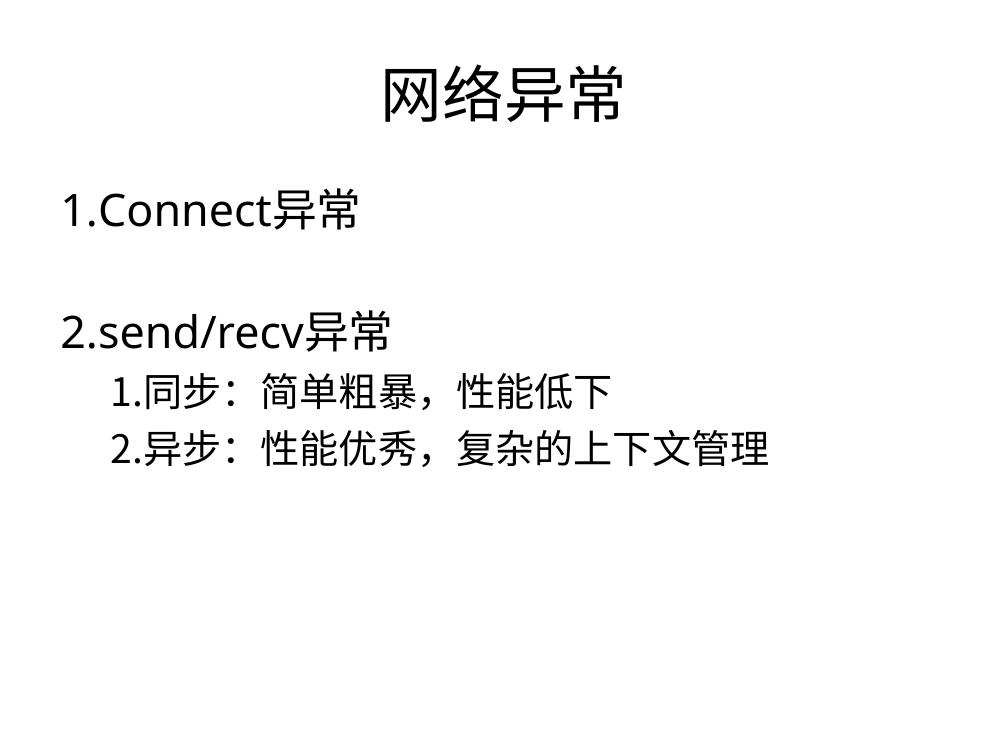
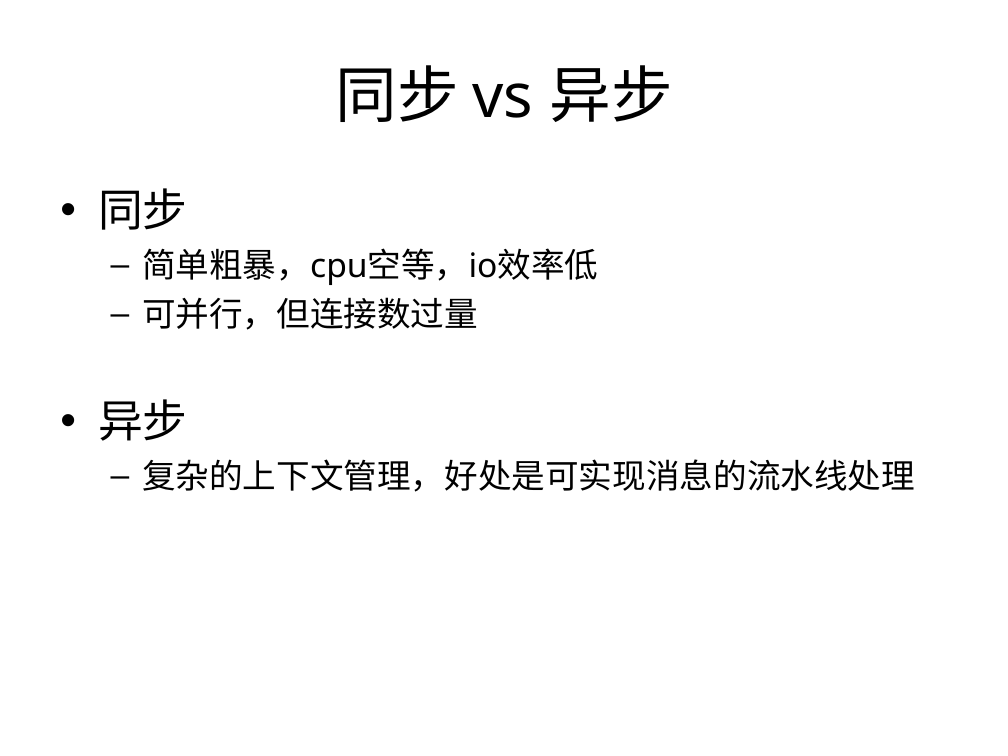
Before and after one commit to proxyio/xio, a slide deck: slide 5 of docs/PROXYIO.ppt (slide 6 before the commit). Drawn at 1008x756 pixels with LibreOffice and Linux fonts; fonts in the diff are those of the drawing. Boxes give left, top, right and bottom in pixels: in the first picture for what was removed or moved away, otherwise in the second. Text is boxed around its words. In the diff, an @@ line names an element or a change of style, - is before the commit and + after.

```diff
--- a/docs/PROXYIO.ppt
+++ b/docs/PROXYIO.ppt
@@ title at [335,65,672,122]: text changed @@
-网络异常
+同步 vs 异步
@@ text at [98,188,915,492]: text changed; size 28 to 24 pt @@
-1. Connect异常
-2. send/recv异常
-  1. 同步：简单粗暴，性能低下
-  2. 异步：性能优秀，复杂的上下文管理
+• 同步
+  – 简单粗暴，cpu空等，io效率低
+  – 可并行，但连接数过量
+• 异步
+  – 复杂的上下文管理，好处是可实现消息的流水线处理
```
Also in this commit, not shown: 9 other slides changed, 4 slides added, 2 slides removed.
